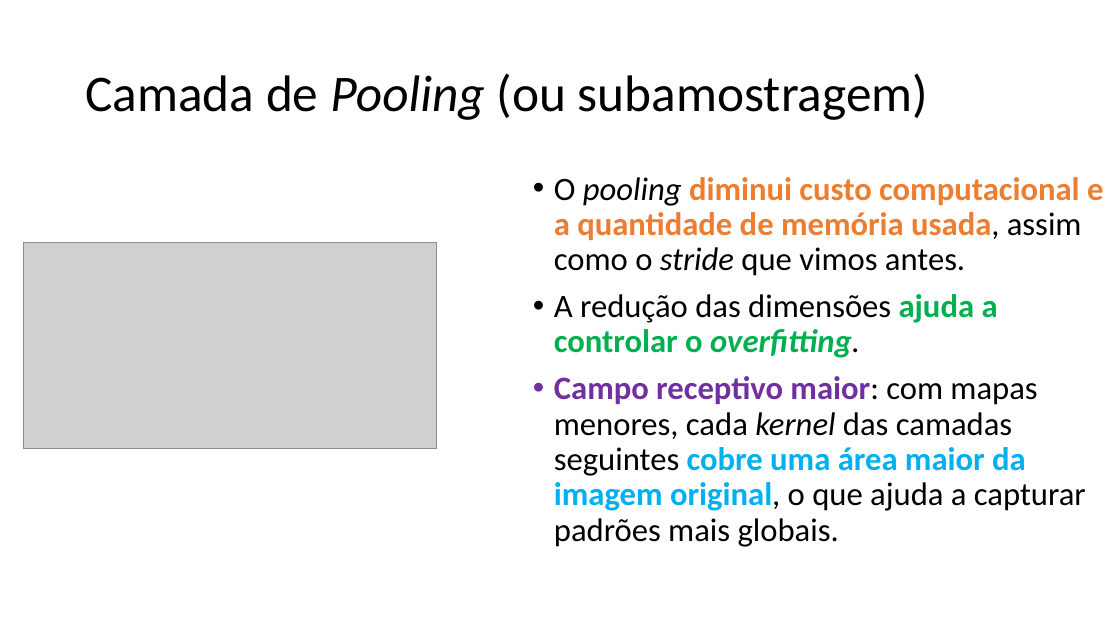
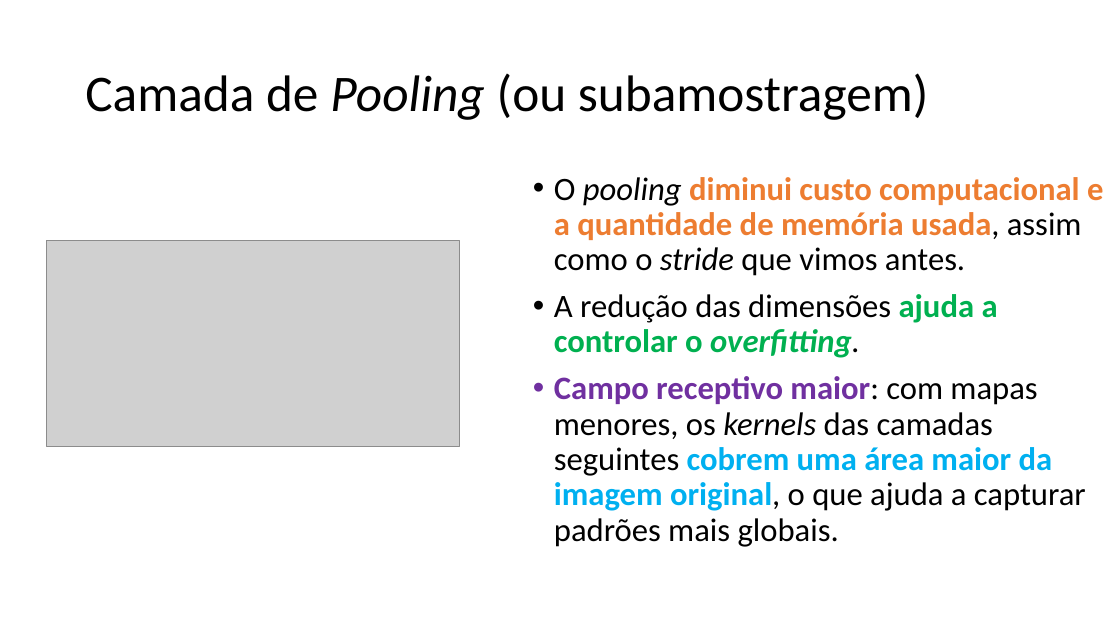
Before and after one commit to zz4fap/c24_inteligencia_artificial, a slide deck: slide 50 of slides/C24_CNN.pptx. Drawn at 1120x630 pixels with LibreOffice and Linux fonts; fonts in the diff are those of the drawing; grey boxes stand for pictures. Boxes give left, top, right and bottom in pixels: in the first picture for what was removed or moved away, otherwise in the second. Text is boxed around its words. In the diff, an @@ line names an element or a change of style, - is before the commit and + after.

```diff
--- a/slides/C24_CNN.pptx
+++ b/slides/C24_CNN.pptx
@@ picture: place and size @@
-picture at bbox=[24, 242, 437, 448]
+picture at bbox=[46, 240, 460, 446]
@@ text at bbox=[554, 376, 1086, 547]: text changed @@
-• Campo receptivo maior: com mapas menores, cada kernel das camadas seguintes cobre uma área maior da imagem original, o que ajuda a capturar padrões mais globais.
+• Campo receptivo maior: com mapas menores, os kernels das camadas seguintes cobrem uma área maior da imagem original, o que ajuda a capturar padrões mais globais.
```
Also in this commit, not shown: 11 other slides changed, 1 slide removed.
